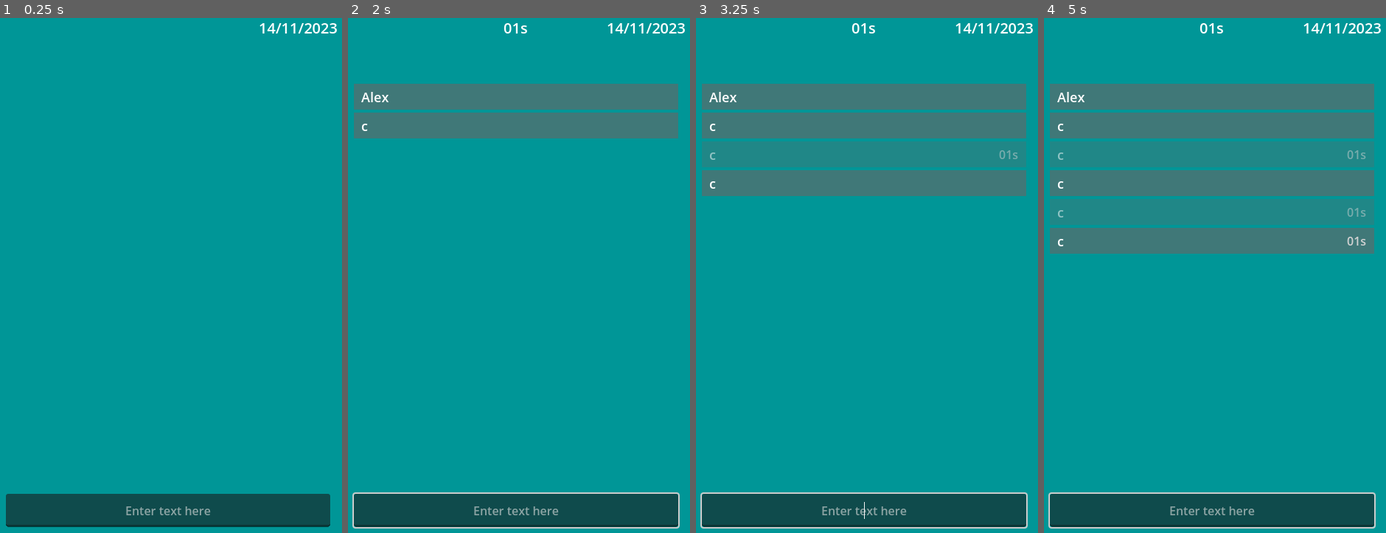
Above: before the commit, frames 1-4 (left to right).
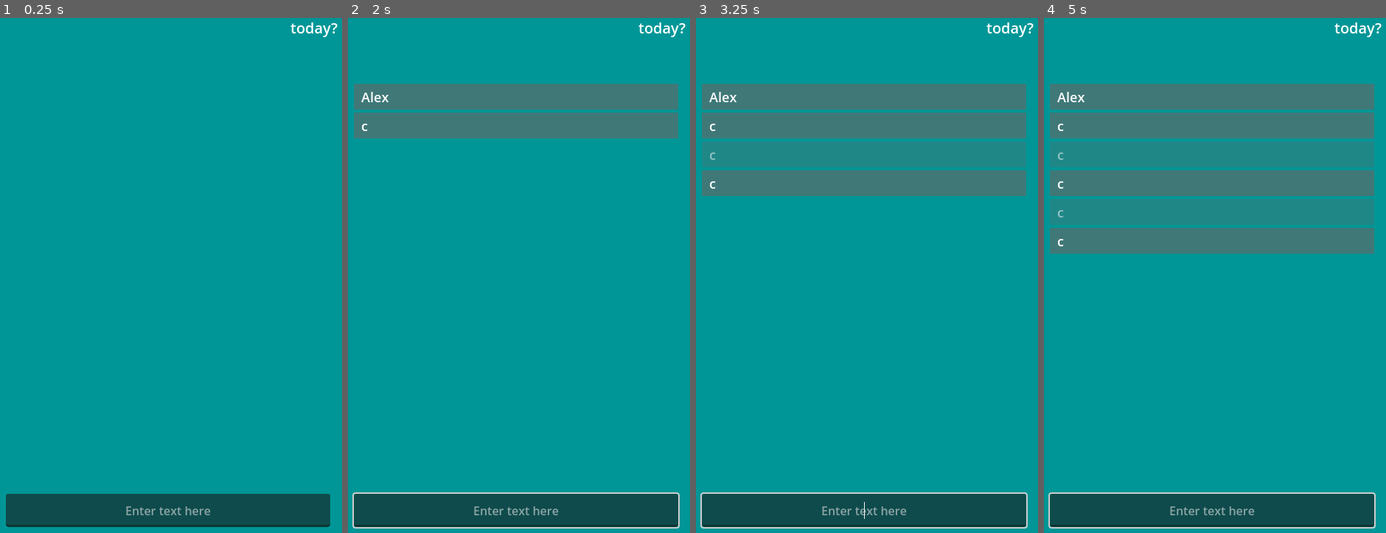
Above: after the commit, the same moments.

Repository: sandorex/timelogger
Game: Godot game, scene res://scenes/ui/home.tscn
Two runs of this game, one before a commit and one after it. Both use one fixed random seed, a clock stepped at 60 frames per second and the inputs below.
Inputs (mouse positions are in pixels of both pictures, inside the frame that each line leads up to):
- Up to frame 1 (0.25 s): no input
- Up to frame 2 (2 s): click (515, 512) at 0.52 s; type "Alex" at 0.6 s; tap Enter (enter) at 1.25, 1.35 s; hold C from 1.28 s (still down)
- Up to frame 3 (3.25 s): tap Space at 2 s; release C at 2.03 s; tap C at 2.1 s; tap Enter (enter) at 2.3, 2.75, 2.85 s; hold C from 2.78 s (still down)
- Up to frame 4 (5 s): tap Space at 3.5 s; release C at 3.53 s; tap C at 3.6 s; tap Enter (enter) at 3.8, 4.25, 4.35 s; hold C from 4.28 s (still down)

The runs differ from the first frame. In frame 1, 0.3% of the frame differs, in the area x 75-99%, y 0-4%; in frame 2, 0.3%; in frame 3, 0.4%; in frame 4, 0.5%, in the area x 45-99%, y 0-45%.

Commit message:
Lots of improvements
- Example load/save system working
- Lots of garbage comments and stuff
- Removed the font and test scene
- Reduced unecessary code in custom types

Diff:
--- a/autoload/data_manager.gd
+++ b/autoload/data_manager.gd
@@ -1,95 +1,56 @@
 extends Node
 
-const file_path := "user://timelog"
 
-class Log:
-	var date: int
-	var time_elapsed: int
-	var text: String
-	var is_work: bool = true
 
-class Day:
-	signal day_changed
+#var timelog: Timelog = Timelog.new()
 
-	var date: int
-	var logs: Array[Log] = []
+#func read_data():
+	#pass
 
-	static func create(date: int) -> Day:
-		var day = Day.new()
-		day.date = date
-		return day
+#func save_data():
+	#var file: FileAccess = FileAccess.open(FILE_PATH, FileAccess.WRITE)
+	#file.store_var(self.days, true)
+	#var json_string := JSON.stringify(self.days, "\t")
+	#var json_string := self.data_store.to_json()
+	#print("got: ", json_string)
+	#file.store_string(json_string)
 
-	func add_log(text: String) -> Log:
-		var log = Log.new()
-
-		# if prefixed with space then its a non work log
-		if text.begins_with(" "):
-			log.is_work = false
-			log.text = text.substr(1)
-		else:
-			log.is_work = true
-			log.text = text
-
-		log.date = Time.get_unix_time_from_system()
-
-		var last_log_date = self.get_last_log_time()
-		if last_log_date != 0:
-			log.time_elapsed = log.date - last_log_date
-		else:
-			log.time_elapsed = 0
-
-		self.logs.append(log)
-
-		self.day_changed.emit()
-
-		return log
-
-	func total_work_time() -> int:
-		var total = 0
-		for log in self.logs:
-			if log.is_work:
-				total += log.time
-
-		return total
-
-	func total_break_time() -> int:
-		var total = 0
-		for log in self.logs:
-			if not log.is_work:
-				total += log.time
-
-		return total
-
-	func get_last_log_time() -> int:
-		# the first log cannot be timed
-		if self.logs.size() == 0:
-			return 0
-
-		var last_log = self.logs[-1]
-		if last_log:
-			return last_log.date
-
-		return 0
-
-class DataStore:
-	var days: Dictionary = {}
-
-	func get_today() -> Day:
-		var today_date := Time.get_datetime_dict_from_system()
-		var today_datestamp := str(today_date.year) + str(today_date.month) + str(today_date.day)
-		var today = self.days.get(today_datestamp)
-		if today:
-			return today
-
-		# create the day
-		today = Day.create(Time.get_unix_time_from_datetime_dict(today_date))
-		self.days[today_datestamp] = today
-		return today
-
-var data_store: DataStore = DataStore.new()
-
-func read_data():
-	pass
-
-func save_data():
-	pass
+#func load_all_data() -> Dictionary:
+	#if not FileAccess.file_exists(self.DATA_SAVE_PATH):
+		#return {}
+	#
+	#var save_file = FileAccess.open(self.DATA_SAVE_PATH, FileAccess.READ)
+	#if not save_file:
+		#return {}
+	#
+	#var raw_json = save_file.get_as_text()
+	#if not raw_json:
+		#return {}
+#
+	#var data = JSON.parse_string(raw_json)
+	#if not data:
+		#return {}
+#
+	#if not is_instance_of(data, TYPE_DICTIONARY):
+		#return {}
+#
+	#return data
+#
+### Overwrites key in data with value
+#func save_data(key: String, value: Variant):
+	#var current_data = self.load_all_data()
+	#var save_file: FileAccess = FileAccess.open(self.DATA_SAVE_PATH, FileAccess.WRITE)
+	#current_data[key] = value
+	#var json_string = JSON.stringify(current_data)
+	#
+	#save_file.seek(0)
+	#save_file.store_string(json_string)
+#
+### Returns key in data or default_value if non-existant
+#func load_data(key: String, default_value: Variant = null) -> Variant:
+	#var data = self.load_all_data()
+	#if not data:
+		## this may mask internal error
+		#return default_value
+	#
+	#return data.get(key, default_value)
--- a/classes/datetime.gd
+++ b/classes/datetime.gd
@@ -1,27 +1,26 @@
 extends RefCounted
 class_name DateTime
 
-static func _pad_time(num: int) -> String:
-	if num <= 9:
-		return "0" + str(num)
-	else:
-		return str(num)
+#static func _pad_time(num: int) -> String:
+	#if num <= 9:
+		#return "0" + str(num)
+	#else:
+		#return str(num)
 
-static func humanize_time(time: int, minimal: bool = false) -> String:
+static func humanize_time(time: int, show_seconds := false) -> String:
 	var date_dict = Time.get_datetime_dict_from_unix_time(time)
 
-	if minimal:
-		var output := ""
+	var output := ""
 
-		if date_dict.hour > 0:
-			output += _pad_time(date_dict.hour) + "h "
+	if date_dict.hour > 0:
+		output += str(date_dict.hour) + "h "
 
-		if date_dict.minute > 0:
-			output += _pad_time(date_dict.minute) + "m "
+	if date_dict.minute > 0:
+		output += str(date_dict.minute) + "m "
 
-		if date_dict.second > 0:
-			output += _pad_time(date_dict.second) + "s"
+	if show_seconds and date_dict.second > 0:
+		output += str(date_dict.second) + "s"
 
-		return output
-	else:
-		return _pad_time(date_dict.hour) + "h " + _pad_time(date_dict.minute) + "m " + _pad_time(date_dict.second) + "s"
+	# NOTE: seconds are omitted as they are useless anyway
+
+	return output.rstrip(" ")
--- /dev/null
+++ b/classes/log_calendar.gd
@@ -0,0 +1,35 @@
+extends RefCounted
+class_name LogCalendar
+
+const FILE_SAVE_PATH = "user://timelog"
+
+var log_collections: Array[LogCollection] = []
+
+func get_last_collection() -> LogCollection:
+	if self.log_collections.size() > 0:
+		return self.log_collections[-1]
+	else:
+		return null
+
+func save_to_file(file: FileAccess) -> void:
+	file.store_64(self.log_collections.size())
+	for log_collection in self.log_collections:
+		log_collection.save_to_file(file)
+
+static func load_from_file(file: FileAccess) -> LogCalendar:
+	var log_calendar := LogCalendar.new()
+	for i in file.get_64():
+		log_calendar.log_collections.append(LogCollection.load_from_file(file))
+
+	return log_calendar
+
+func save() -> void:
+	var file: FileAccess = FileAccess.open(FILE_SAVE_PATH, FileAccess.WRITE)
+	self.save_to_file(file)
+
+static func try_to_load_saved() -> LogCalendar:
+	if FileAccess.file_exists(FILE_SAVE_PATH):
+		var file: FileAccess = FileAccess.open(FILE_SAVE_PATH, FileAccess.READ)
+		return load_from_file(file)
+
+	return LogCalendar.new()
--- /dev/null
+++ b/classes/log_collection.gd
@@ -0,0 +1,51 @@
+extends RefCounted
+class_name LogCollection
+
+signal log_entry_added(log_entry: LogEntry)
+
+var name: String
+var log_entries: Array[LogEntry] = []
+
+func get_last_entry() -> LogEntry:
+	if self.log_entries.size() > 0:
+		return self.log_entries[-1]
+
+	return null
+
+func add(log_entry: LogEntry):
+	# update elapsed time if there are more entries
+	var last_log_entry = self.get_last_entry()
+	if last_log_entry:
+		log_entry.elapsed_time = log_entry.creation_date - last_log_entry.creation_date
+
+	self.log_entries.append(log_entry)
+	self.log_entry_added.emit(log_entry)
+
+func get_total_time(type: int) -> int:
+	var total = 0
+	for log_entry: LogEntry in self.log_entries:
+		if log_entry.type == type:
+			total += log_entry.elapsed_time
+
+	return total
+
+func save_to_file(file: FileAccess) -> void:
+	file.store_pascal_string(self.name)
+	file.store_64(self.log_entries.size())
+	for log_entry in self.log_entries:
+		log_entry.save_to_file(file)
+
+static func load_from_file(file: FileAccess) -> LogCollection:
+	var log_collection := LogCollection.new()
+	log_collection.name = file.get_pascal_string()
+	for i in file.get_64():
+		# NOTE: using add so elapsed_time is calculated
+		log_collection.add(LogEntry.load_from_file(file))
+
+	return log_collection
+
+static func create_collection(collection_name: String, entries: Array[LogEntry] = []) -> LogCollection:
+	var log_collection := LogCollection.new()
+	log_collection.name = collection_name
+	log_collection.log_entries = entries
+	return log_collection
--- /dev/null
+++ b/classes/log_entry.gd
@@ -0,0 +1,41 @@
+extends RefCounted
+class_name LogEntry
+
+enum {
+	Work,
+	Break
+}
+
+## Creation date in UNIX time
+var creation_date: int
+
+## Elapsed time since last log entry, DO NOT SERIALIZE THIS
+var elapsed_time: int = 0
+
+var entry_text: String
+
+var type: int = Work
+
+# NOTE: intentionally not saving or loading elapsed_time
+func save_to_file(file: FileAccess) -> void:
+	file.store_64(self.creation_date)
+	file.store_pascal_string(self.entry_text)
+	file.store_32(self.type)
+
+static func load_from_file(file: FileAccess) -> LogEntry:
+	var log_entry = LogEntry.new()
+	log_entry.creation_date = file.get_64()
+	log_entry.entry_text = file.get_pascal_string()
+	log_entry.type = file.get_32()
+
+	return log_entry
+
+static func create_entry(text: String) -> LogEntry:
+	var log_entry = LogEntry.new()
+	log_entry.creation_date = Time.get_unix_time_from_system()
+	log_entry.entry_text = text.lstrip(" ")
+
+	if text.begins_with(" "):
+		log_entry.type = Break
+
+	return log_entry
--- a/project.godot
+++ b/project.godot
@@ -14,10 +14,6 @@
 run/main_scene="res://scenes/ui/home.tscn"
 config/features=PackedStringArray("4.2", "GL Compatibility")
 config/icon="res://icon.svg"
-
-[autoload]
-
-DataManager="*res://autoload/data_manager.gd"
 
 [display]
 
--- a/scenes/ui/home.gd
+++ b/scenes/ui/home.gd
@@ -3,13 +3,16 @@
 @onready var date_label: Label = %DateLabel
 @onready var time_elapsed_label: Label = %TimeElapsedLabel
 @onready var line_edit: LineEdit = %LineEdit
-@onready var log_label: Label = %LogLabel
 @onready var container: VBoxContainer = $ScrollContainer/VBoxContainer
 
-var today_store: DataManager.Day
+# TODO move log calendar to a global autoloaded object as all scenes will use it
+var log_calendar := LogCalendar.try_to_load_saved()
+var today: LogCollection
 
+# TODO make sure to save often
 func _notification(what: int) -> void:
 	match what:
+		# do not waste resources when window is not focused
 		NOTIFICATION_WM_WINDOW_FOCUS_IN:
 			#print_debug("focus in")
 			get_tree().paused = false
@@ -17,34 +20,40 @@
 			#print_debug("focus out")
 			get_tree().paused = true
 
+func _init() -> void:
+	self.today = self.log_calendar.get_last_collection()
+	if not self.today:
+		self.today = LogCollection.create_collection("today?")
+		self.log_calendar.log_collections.append(self.today)
+
+	self.today.log_entry_added.connect(self._on_log_added)
+
 func _ready() -> void:
-	var date := Time.get_datetime_dict_from_system()
-	self.date_label.text = str(date.day) + "/" + str(date.month) + "/" + str(date.year)
+	self.date_label.text = self.today.name
 
-	# create the day timelog
-	self.today_store = DataManager.data_store.get_today()
-	self.today_store.day_changed.connect(self._on_logs_changed)
+	# create old logs
+	for log_entry in self.today.log_entries:
+		self.container.add_child(LogControl.create_from_log(log_entry))
 
-func _on_logs_changed() -> void:
-	# remove children
-	for child in self.container.get_children():
-		child.queue_free()
+	self.refresh_screen()
 
-	for log in self.today_store.logs:
-		self.container.add_child(LogControl.create_from_log(log))
+func _on_log_added(new_log: LogEntry) -> void:
+	self.container.add_child(LogControl.create_from_log(new_log))
+	self.refresh_screen()
 
-func _process(_delta: float) -> void:
-	# update running counter
-	if self.today_store.logs.size() > 0:
+func refresh_screen() -> void:
+	var last_entry := self.today.get_last_entry()
+	if last_entry:
 		self.time_elapsed_label.text = DateTime.humanize_time(
-			Time.get_unix_time_from_system() - self.today_store.get_last_log_time()
-			, true
+			int(Time.get_unix_time_from_system() - last_entry.creation_date)
 		)
 	else:
 		self.time_elapsed_label.text = ""
 
+func _process(_delta: float) -> void:
+	self.refresh_screen()
 
-# TODO touch double tap to push
+# TODO touch double tap to push log entry
 func _input(event: InputEvent) -> void:
 	# allow pushing empty log with force-enter action
 	if event.is_action("force-enter") and event.is_pressed():
@@ -53,11 +62,17 @@
 		if self.line_edit.text:
 			self.push_log()
 
+	if Input.is_key_pressed(KEY_C):
+		print("saved calendar")
+		self.log_calendar.save()
+		#self.timelog.save_timelog()
+
 func push_log() -> void:
-	self.today_store.add_log(self.line_edit.text)
+	self.today.add(LogEntry.create_entry(self.line_edit.text))
 	self.line_edit.text = ""
 
 func _on_line_edit_text_changed(new_text: String) -> void:
+	# highlight that the log is a break by making line edit transparent
 	if new_text.begins_with(" "):
 		self.line_edit.modulate.a = 0.8
 	else:
--- a/scenes/ui/home.tscn
+++ b/scenes/ui/home.tscn
@@ -1,7 +1,6 @@
-[gd_scene load_steps=3 format=3 uid="uid://b14lfx64ryd0i"]
+[gd_scene load_steps=2 format=3 uid="uid://b14lfx64ryd0i"]
 
 [ext_resource type="Script" path="res://scenes/ui/home.gd" id="1_us0s6"]
-[ext_resource type="Theme" uid="uid://dqo22fja1bqg5" path="res://other/theme.tres" id="2_oepg7"]
 
 [node name="Home" type="Control"]
 layout_mode = 3
@@ -91,18 +90,4 @@
 middle_mouse_paste_enabled = false
 caret_blink = true
 
-[node name="LogLabel" type="Label" parent="."]
-unique_name_in_owner = true
-visible = false
-layout_mode = 2
-offset_left = 20.0
-offset_top = 100.0
-offset_right = 460.0
-offset_bottom = 620.0
-size_flags_horizontal = 3
-size_flags_vertical = 3
-theme = ExtResource("2_oepg7")
-text = "Lorem ipsum dolorem"
-tab_stops = PackedFloat32Array(80)
-
 [connection signal="text_changed" from="LineEdit" to="." method="_on_line_edit_text_changed"]
--- a/scenes/ui_element/log.gd
+++ /dev/null
@@ -1,28 +0,0 @@
-extends Control
-class_name LogControl
-
-const SCENE = preload("res://scenes/ui_element/log.tscn")
-
-var log: DataManager.Log
-
-@onready var color_rect: ColorRect = $ColorRect
-@onready var text_label: Label = %TextLabel
-@onready var time_label: Label = %TimeLabel
-
-static func create_from_log(log: DataManager.Log) -> LogControl:
-	var node := SCENE.instantiate()
-	node.log = log
-
-	return node
-
-func _ready():
-	self.text_label.text = log.text
-
-	if self.log.time_elapsed != 0:
-		self.time_label.text = DateTime.humanize_time(log.time_elapsed, true)
-	else:
-		self.time_label.visible = false
-
-	# dim logs that are not work
-	if not log.is_work:
-		self.modulate.a = 0.5
--- /dev/null
+++ b/scenes/ui_element/log_control.gd
@@ -0,0 +1,28 @@
+extends Control
+class_name LogControl
+
+const SCENE_PATH := "res://scenes/ui_element/log_control.tscn"
+
+var text: String
+var time: String
+var type: int
+
+@onready var color_rect: ColorRect = $ColorRect
+@onready var text_label: Label = %TextLabel
+@onready var time_label: Label = %TimeLabel
+
+static func create_from_log(log_entry: LogEntry) -> LogControl:
+	var node: LogControl = load(SCENE_PATH).instantiate()
+	node.text = log_entry.entry_text
+	node.time = DateTime.humanize_time(log_entry.elapsed_time)
+	node.type = log_entry.type
+
+	return node
+
+func _ready():
+	self.text_label.text = self.text
+	self.time_label.text = self.time
+
+	# dim logs that are breaks
+	if self.type == LogEntry.Break:
+		self.modulate.a = 0.5
--- a/scenes/ui_element/log.tscn
+++ b/scenes/ui_element/log_control.tscn
@@ -1,6 +1,6 @@
 [gd_scene load_steps=3 format=3 uid="uid://b3bxy3h761iae"]
 
-[ext_resource type="Script" path="res://scenes/ui_element/log.gd" id="1_c8skb"]
+[ext_resource type="Script" path="res://scenes/ui_element/log_control.gd" id="1_c8skb"]
 [ext_resource type="Theme" uid="uid://dqo22fja1bqg5" path="res://other/theme.tres" id="1_hvy0n"]
 
 [node name="Log" type="Control"]
@@ -30,7 +30,7 @@
 anchor_bottom = 0.5
 offset_left = 10.0
 offset_top = -16.5
-offset_right = 253.0
+offset_right = 364.0
 offset_bottom = 17.5
 grow_vertical = 2
 theme = ExtResource("1_hvy0n")
@@ -57,6 +57,6 @@
 theme = ExtResource("1_hvy0n")
 theme_override_colors/font_color = Color(0.821788, 0.821789, 0.821789, 1)
 theme_override_font_sizes/font_size = 16
-text = "69h 69m 69s"
+text = "69h 69m"
 horizontal_alignment = 2
 vertical_alignment = 1
--- a/test.gd
+++ /dev/null
@@ -1,15 +0,0 @@
-extends Node2D
-
-@onready var time_label: Label = %TimeLabel
-
-# Called when the node enters the scene tree for the first time.
-func _ready() -> void:
-	pass # Replace with function body.
-
-
-# TODO run this only when window is visible
-# Called every frame. 'delta' is the elapsed time since the previous frame.
-func _process(_delta: float) -> void:
-	var time = Time.get_time_dict_from_system()
-	# TODO pad numbers 09 instead of 9
-	self.time_label.text = str(time.hour) + ":" + str(time.minute)
--- a/test.tscn
+++ /dev/null
@@ -1,87 +0,0 @@
-[gd_scene load_steps=3 format=3 uid="uid://b7mdrewgpwbke"]
-
-[ext_resource type="AudioStream" uid="uid://bbhggbnongf8g" path="res://sounds/kitchen-timer.wav" id="1_f4bdu"]
-[ext_resource type="Script" path="res://test.gd" id="1_io32w"]
-
-[node name="test" type="Node2D"]
-script = ExtResource("1_io32w")
-
-[node name="CanvasLayer" type="CanvasLayer" parent="."]
-
-[node name="Control" type="Control" parent="CanvasLayer"]
-layout_mode = 3
-anchors_preset = 15
-anchor_right = 1.0
-anchor_bottom = 1.0
-grow_horizontal = 2
-grow_vertical = 2
-
-[node name="ColorRect" type="ColorRect" parent="CanvasLayer/Control"]
-layout_mode = 1
-anchors_preset = 15
-anchor_right = 1.0
-anchor_bottom = 1.0
-grow_horizontal = 2
-grow_vertical = 2
-color = Color(3.85046e-07, 0.58805, 0.590802, 1)
-
-[node name="CanvasModulate" type="CanvasModulate" parent="CanvasLayer/Control"]
-visible = false
-color = Color(1, 0.607843, 1, 1)
-
-[node name="VBoxContainer" type="VBoxContainer" parent="CanvasLayer/Control"]
-layout_mode = 1
-anchors_preset = 8
-anchor_left = 0.5
-anchor_top = 0.5
-anchor_right = 0.5
-anchor_bottom = 0.5
-offset_left = -100.0
-offset_top = -21.5
-offset_right = 100.0
-offset_bottom = 21.5
-grow_horizontal = 2
-grow_vertical = 2
-theme_override_constants/separation = 60
-
-[node name="DateLabel" type="Label" parent="CanvasLayer/Control/VBoxContainer"]
-unique_name_in_owner = true
-layout_mode = 2
-theme_override_font_sizes/font_size = 40
-text = "99/99/9999"
-horizontal_alignment = 1
-vertical_alignment = 1
-
-[node name="TitleLabel" type="Label" parent="CanvasLayer/Control/VBoxContainer"]
-unique_name_in_owner = true
-layout_mode = 2
-theme_override_font_sizes/font_size = 40
-text = "Lorem ipsum dolorem"
-horizontal_alignment = 1
-vertical_alignment = 1
-
-[node name="TimeLabel" type="Label" parent="CanvasLayer/Control/VBoxContainer"]
-unique_name_in_owner = true
-layout_mode = 2
-theme_override_font_sizes/font_size = 40
-text = "69h 69m 69s"
-horizontal_alignment = 1
-vertical_alignment = 1
-
-[node name="HBoxContainer" type="HBoxContainer" parent="CanvasLayer/Control/VBoxContainer"]
-layout_mode = 2
-theme_override_constants/separation = 100
-alignment = 1
-
-[node name="Button" type="Button" parent="CanvasLayer/Control/VBoxContainer/HBoxContainer"]
-layout_mode = 2
-text = "Reset"
-
-[node name="Button2" type="Button" parent="CanvasLayer/Control/VBoxContainer/HBoxContainer"]
-layout_mode = 2
-size_flags_horizontal = 8
-size_flags_vertical = 4
-text = "Add"
-
-[node name="AudioStreamPlayer" type="AudioStreamPlayer" parent="."]
-stream = ExtResource("1_f4bdu")
Binary file removed: fonts/Light Stories.otf
Not shown, removed: fonts/Light Stories.otf.import
